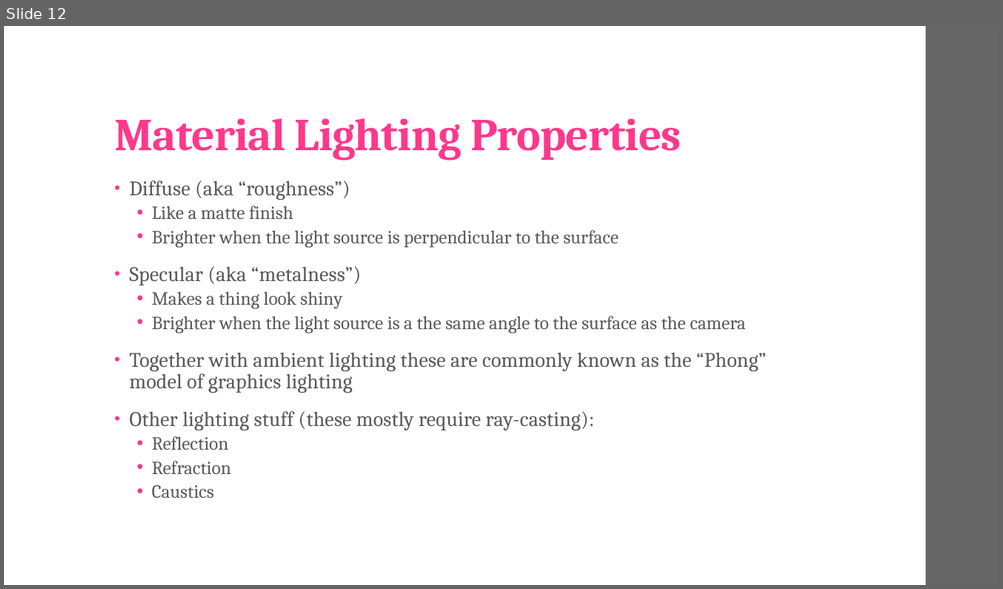
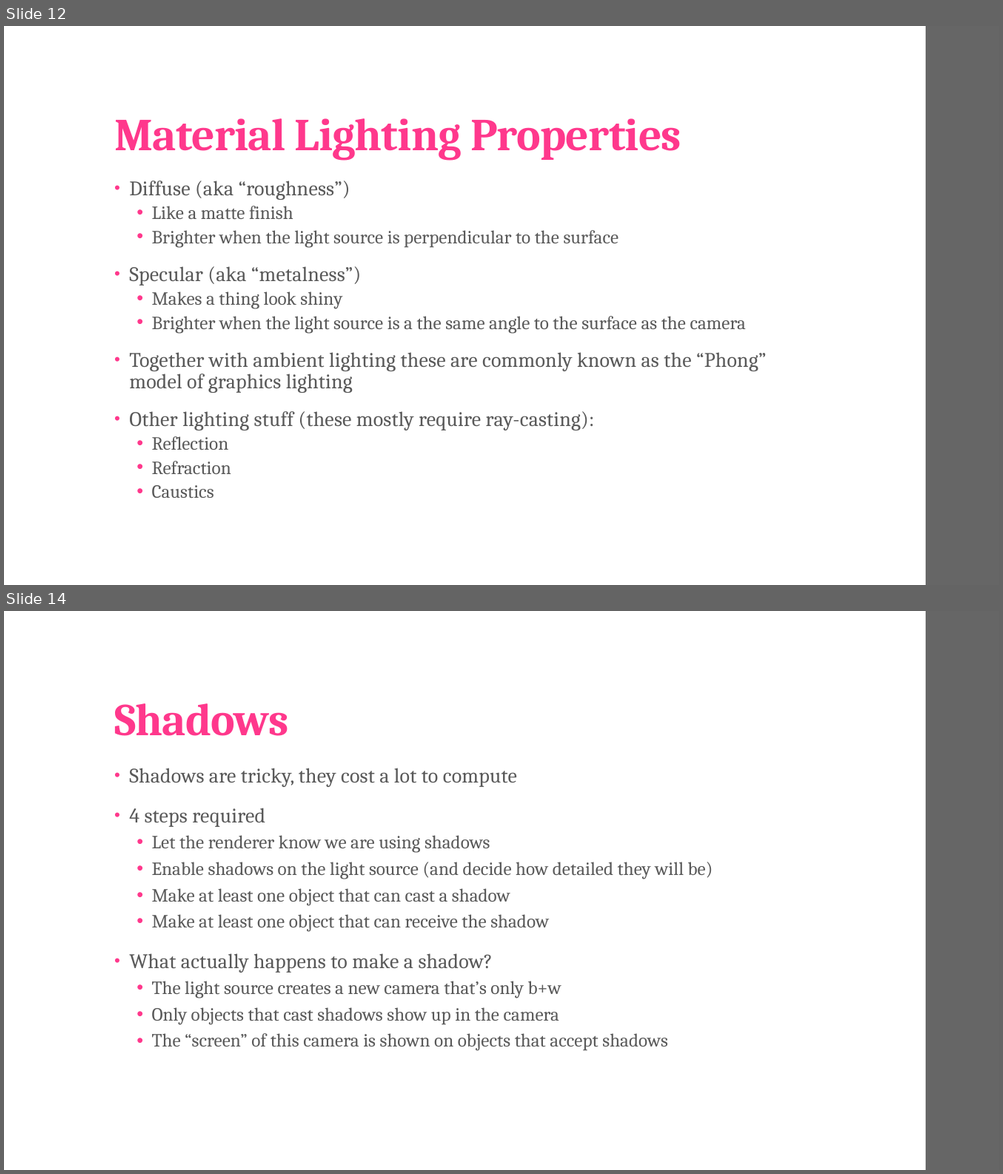
Before and after one commit to robotuw/uw-cse-da-startup, a slide deck: web/02_intro_to_threejs.pptx. Shown one above the other, each under a label of ours: slide 12 before the commit, slides 12 and 14 after it; the slides between them are not shown. The pictures are 1003x589 and 1003x1174 pixels, drawn with LibreOffice and Linux fonts; fonts in the diff are those of the drawing. Boxes give left, top, right and bottom in pixels: in the first picture for what was removed or moved away, otherwise in the second. Text is boxed around its words. In the diff, an @@ line names an element or a change of style, - is before the commit and + after.

Commit message:
Added shadows section

```diff
--- a/web/02_intro_to_threejs.pptx
+++ b/web/02_intro_to_threejs.pptx
@@ slide 14 added at (4, 611, 999, 1170), background #FFFFFF; not listed: 1 template element that a slide beside it also shows @@
@@ title added at (114, 703, 288, 736), 44 pt, text #FF388C, bold @@
+Shadows
@@ text added at (129, 768, 713, 1051), 18 pt, text #595959 @@
+• Shadows are tricky, they cost a lot to compute
+• 4 steps required
+  • Let the renderer know we are using shadows
+  • Enable shadows on the light source (and decide how detailed they will be)
+  • Make at least one object that can cast a shadow
+  • Make at least one object that can receive the shadow
+• What actually happens to make a shadow?
+  • The light source creates a new camera that’s only b+w
+  • Only objects that cast shadows show up in the camera
+  • The “screen” of this camera is shown on objects that accept shadows
```
Also in this commit, not shown: 4 slides changed, 1 other slide added, 3 other files.
